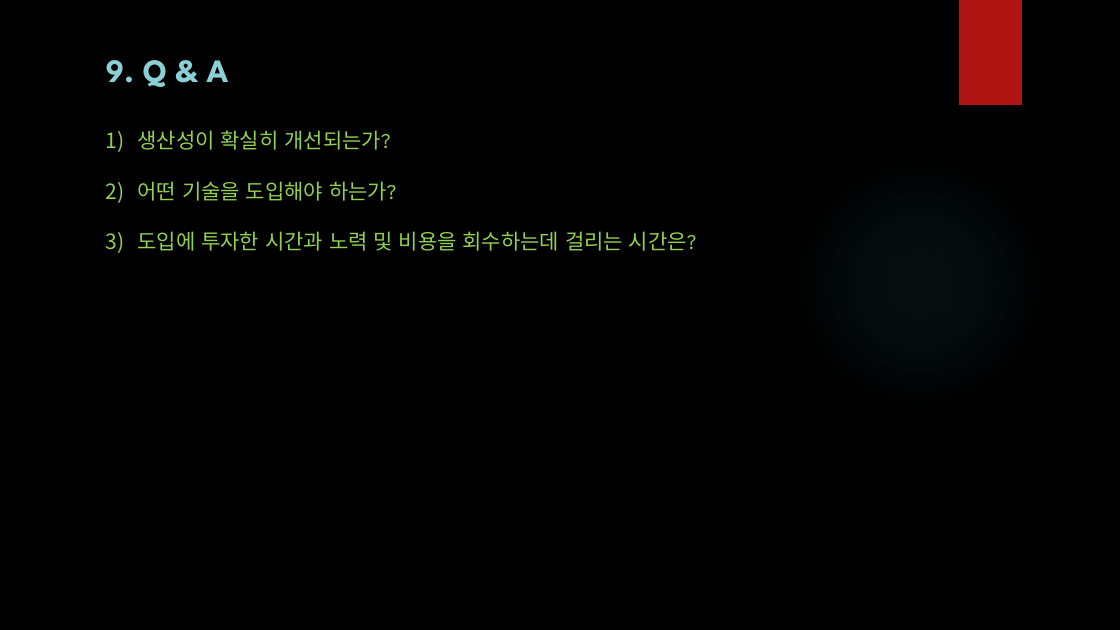
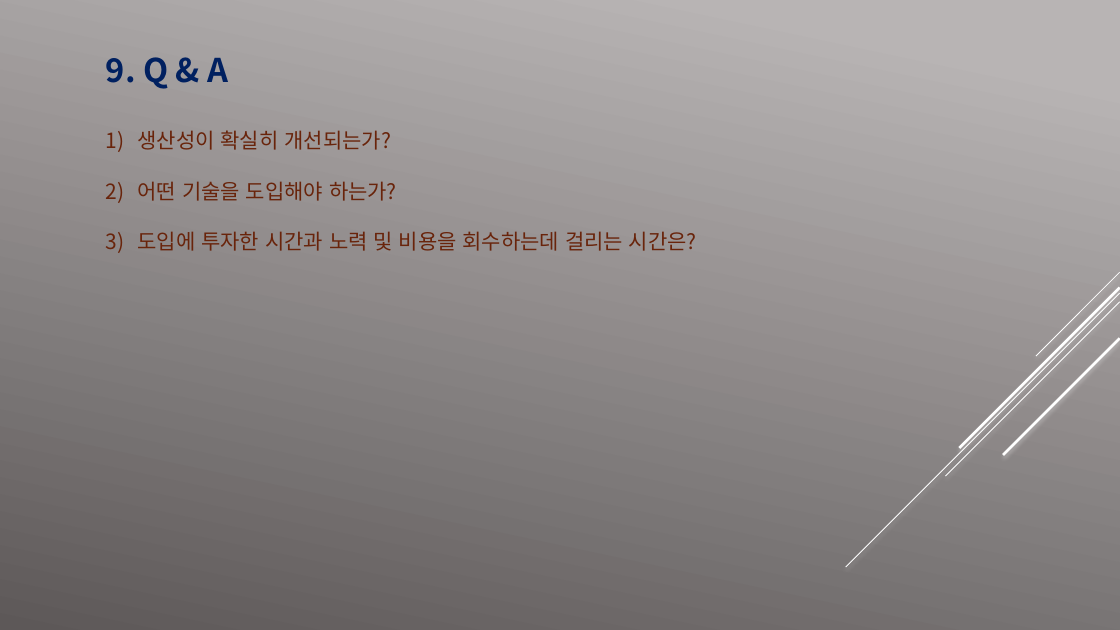
Before and after one commit to easyfw/HK_SmartFactory_Plan, a slide deck: slide 13 of (주)형경산업_스마트 팩토리 개발 및 구현.pptx. Drawn at 1120x630 pixels with LibreOffice and Linux fonts; fonts in the diff are those of the drawing; background and template pictures are left out. Boxes give left, top, right and bottom in pixels: in the first picture for what was removed or moved away, otherwise in the second. Text is boxed around its words. In the diff, an @@ line names an element or a change of style, - is before the commit and + after.

```diff
--- a/(주)형경산업_스마트 팩토리 개발 및 구현.pptx
+++ b/(주)형경산업_스마트 팩토리 개발 및 구현.pptx
@@ background picture (left out) to gradient #B9B5B5 to #5D5858 @@
@@ rectangle removed at [959, 0, 1022, 105] @@
@@ text "9. Q & A" at [106, 57, 697, 251]: font League Spartan to Noto Sans CJK KR, text colour #92D050 to #69240C; text colour #8AD0D6 to #002060 in "9. Q & A" @@
@@ ellipse removed at [791, 154, 1049, 413] @@
@@ group added at [846, 272, 1120, 567]: 5 lines @@
```
Also in this commit, not shown: 13 other slides changed, 1 other file.
